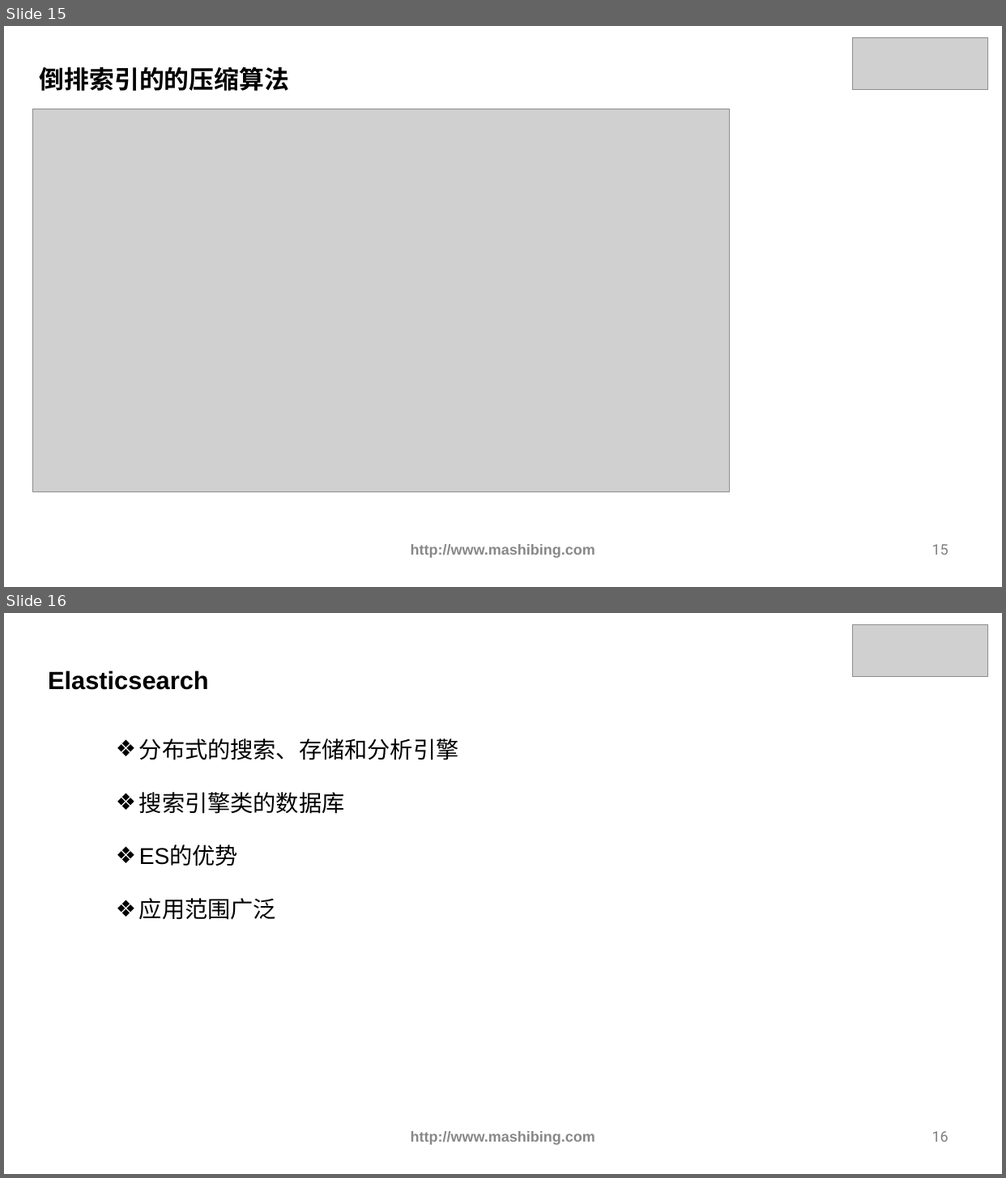
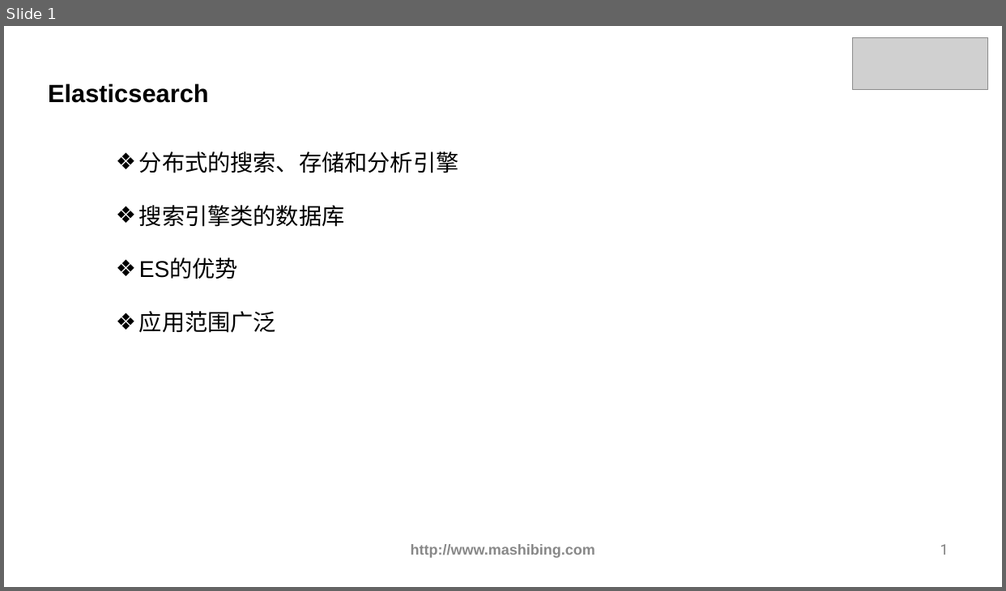
Before and after one commit to ybbstudy/Elastic-Stack, a slide deck: 1 核心知识篇/03-核心概念/课件/核心概念.pptx. Shown one above the other, each under a label of ours: slides 15 and 16 before the commit, slide 1 after it. The pictures are 1006x1178 and 1006x591 pixels, drawn with LibreOffice and Linux fonts; fonts in the diff are those of the drawing; grey boxes stand for pictures. Boxes give left, top, right and bottom in pixels: in the first picture for what was removed or moved away, otherwise in the second. Text is boxed around its words. In the diff, an @@ line names an element or a change of style, - is before the commit and + after.

```diff
--- a/1 核心知识篇/03-核心概念/课件/核心概念.pptx
+++ b/1 核心知识篇/03-核心概念/课件/核心概念.pptx
@@ slide 15 removed at (4, 26, 1002, 587), background #FFFFFF @@
@@ picture removed at (852, 37, 987, 90) @@
@@ text removed at (40, 66, 289, 91) @@
-倒排索引的的压缩算法
@@ picture removed at (33, 109, 731, 492) @@
@@ text removed at (411, 544, 595, 558) @@
-http://www.mashibing.com
@@ page number removed at (932, 544, 948, 555) @@
-15
@@ what was slide 16 is now slide 1 @@
@@ page number at (940, 544, 948, 555): text changed @@
-16
+1
```
Also in this commit, not shown: 14 other slides removed, 38 other files.
